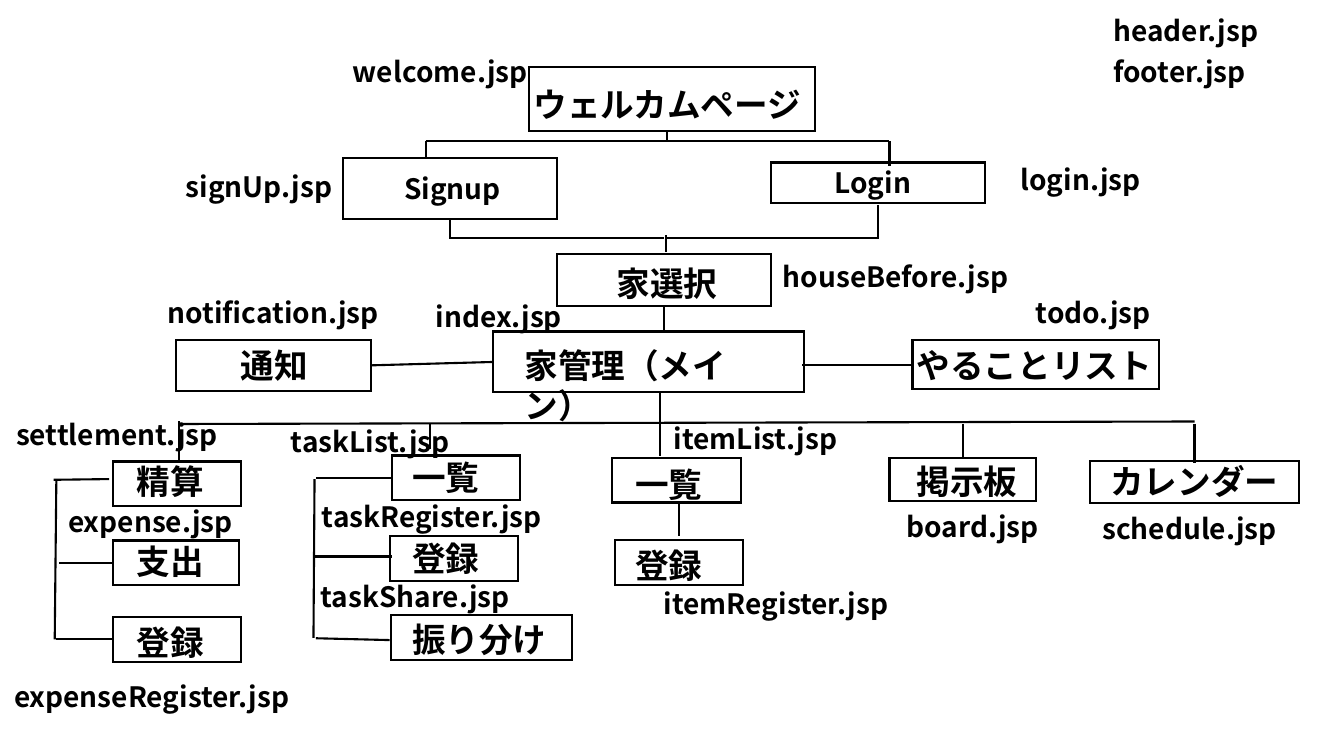
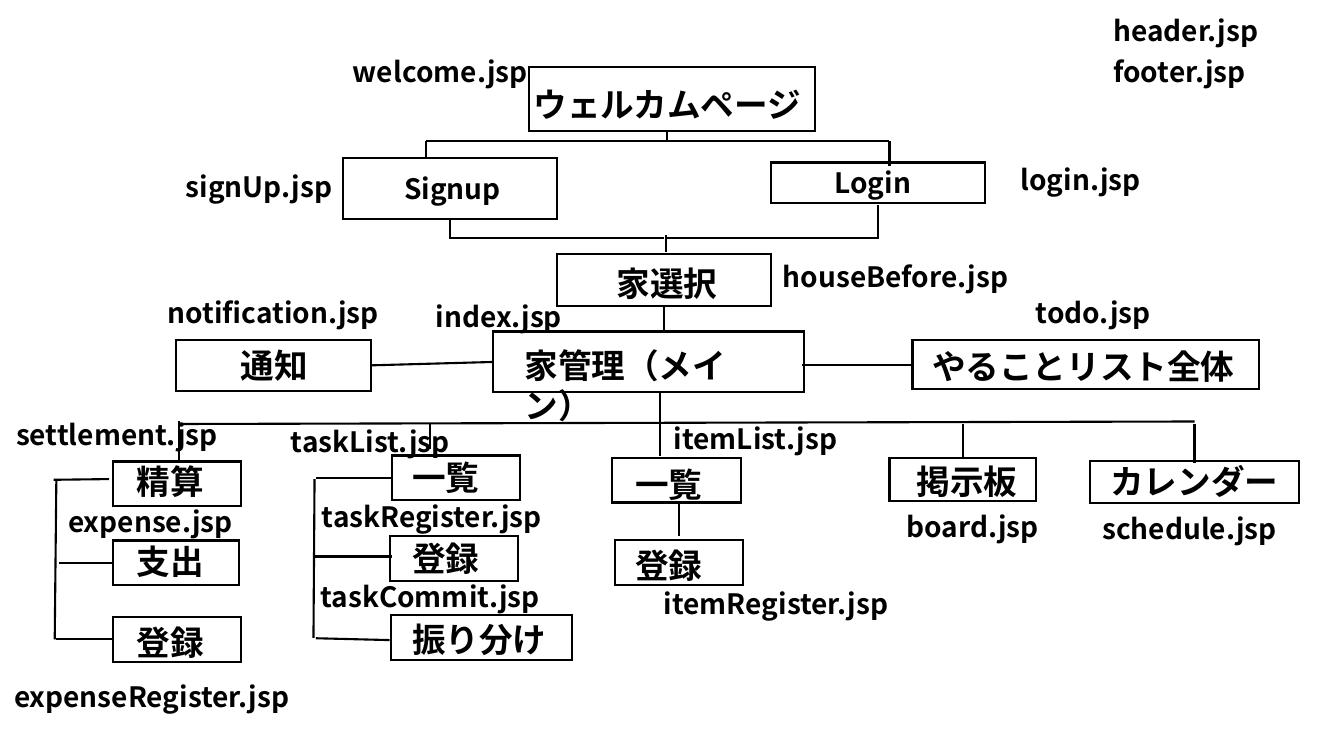
Before and after one commit to plusdojo2024/B2, a slide deck: slide 1 of doc/外部設計/遷移図改訂版.pptx. Drawn at 1344x756 pixels with LibreOffice and Linux fonts; fonts in the diff are those of the drawing. Boxes give left, top, right and bottom in pixels: in the first picture for what was removed or moved away, otherwise in the second. Text is boxed around its words. In the diff, an @@ line names an element or a change of style, - is before the commit and + after.

```diff
--- a/doc/外部設計/遷移図改訂版.pptx
+++ b/doc/外部設計/遷移図改訂版.pptx
@@ rectangle: place and size @@
-rectangle at box(912, 340, 1159, 389)
+rectangle at box(912, 340, 1259, 389)
@@ text at box(932, 350, 1234, 389): text changed @@
-やることリスト
+やることリスト全体
@@ text at box(321, 579, 540, 615): text changed @@
-taskShare.jsp
+taskCommit.jsp
```
Also in this commit, not shown: 20 other files.
